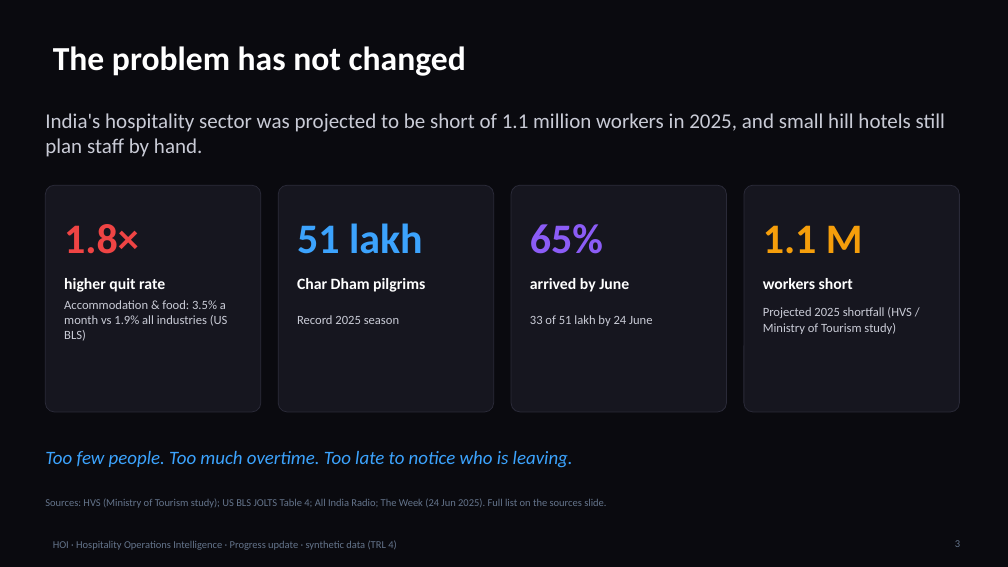
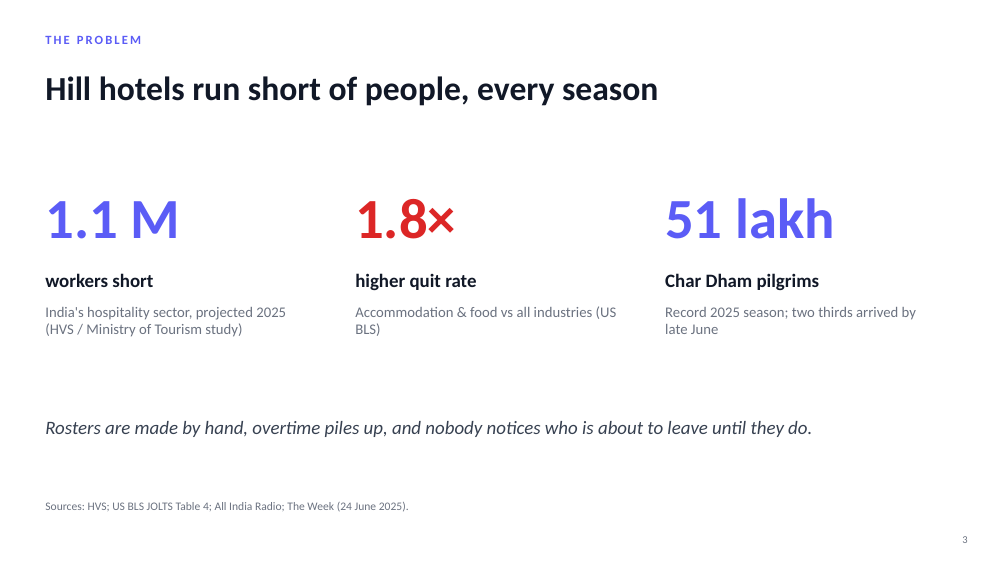
Before and after one commit to Ashu-Stark/Hospitality-, a slide deck: slide 3 of docs/HOI_Progress_Update.pptx. Drawn at 1008x567 pixels with LibreOffice and Linux fonts; fonts in the diff are those of the drawing; background and template pictures are left out. Boxes give left, top, right and bottom in pixels: in the first picture for what was removed or moved away, otherwise in the second. Text is boxed around its words. In the diff, an @@ line names an element or a change of style, - is before the commit and + after.

```diff
--- a/docs/HOI_Progress_Update.pptx
+++ b/docs/HOI_Progress_Update.pptx
@@ background #0A0A0F to #FFFFFF @@
@@ text at bbox=[45, 36, 141, 44]: text changed; size 32 to 12 pt; text colour #FFFFFF to #5B5CF6 @@
-The problem has not changed
+THE PROBLEM
@@ text at bbox=[45, 76, 658, 106]: text changed; size 20 to 32 pt; text colour #C9CBD6 to #111827; bold on @@
-India's hospitality sector was projected to be short of 1.1 million workers in 2025, and small hill hotels still plan staff by hand.
+Hill hotels run short of people, every season
@@ text "1.1 M": place and size @@
-text "1.1 M" at bbox=[763, 225, 863, 254]
+text "1.1 M" at bbox=[45, 201, 181, 239]
@@ text "1.1 M" at bbox=[45, 201, 181, 239]: size 40 to 54 pt, text colour #F59E0B to #5B5CF6; vertical alignment middle to top @@
@@ rounded rectangle removed at bbox=[45, 185, 261, 412] @@
@@ rounded rectangle removed at bbox=[278, 185, 494, 412] @@
@@ text "1.8×": place and size @@
-text "1.8×" at bbox=[64, 224, 139, 254]
+text "1.8×" at bbox=[355, 199, 456, 239]
@@ text "1.8×" at bbox=[355, 199, 456, 239]: size 40 to 54 pt, text colour #EF4444 to #DC2626; vertical alignment middle to top @@
@@ rounded rectangle removed at bbox=[511, 185, 727, 412] @@
@@ text "51 lakh": place and size @@
-text "51 lakh" at bbox=[297, 223, 423, 254]
+text "51 lakh" at bbox=[665, 198, 834, 239]
@@ text "51 lakh" at bbox=[665, 198, 834, 239]: size 40 to 54 pt, text colour #3CA3FD to #5B5CF6; vertical alignment middle to top @@
@@ rounded rectangle removed at bbox=[744, 185, 960, 412] @@
@@ text removed at bbox=[530, 224, 603, 254] @@
-65%
@@ size 15 to 18 pt, text colour #FFFFFF to #111827; vertical alignment middle to top in 3 elements at bbox=[355, 273, 476, 291], bbox=[665, 273, 820, 291], bbox=[45, 273, 153, 287] @@
@@ text "workers short": place and size @@
-text "workers short" at bbox=[763, 278, 853, 289]
+text "workers short" at bbox=[45, 273, 153, 287]
@@ text "higher quit rate": place and size @@
-text "higher quit rate" at bbox=[64, 278, 165, 292]
+text "higher quit rate" at bbox=[355, 273, 476, 291]
@@ text "Char Dham pilgrims": place and size @@
-text "Char Dham pilgrims" at bbox=[297, 278, 425, 292]
+text "Char Dham pilgrims" at bbox=[665, 273, 820, 291]
@@ text removed at bbox=[530, 278, 629, 292] @@
-arrived by June
@@ text at bbox=[45, 307, 286, 337]: text changed; size 12 to 14 pt; text colour #C9CBD6 to #6B7280 @@
-Projected 2025 shortfall (HVS / Ministry of Tourism study)
+India's hospitality sector, projected 2025 (HVS / Ministry of Tourism study)
@@ text removed at bbox=[297, 315, 399, 324] @@
-Record 2025 season
@@ vertical alignment middle to top in 4 elements at bbox=[45, 36, 141, 44], bbox=[45, 502, 409, 512], bbox=[45, 307, 286, 337], bbox=[355, 306, 617, 336] @@
@@ text at bbox=[355, 306, 617, 336]: text changed; size 12 to 14 pt; text colour #C9CBD6 to #6B7280 @@
-Accommodation & food: 3.5% a month vs 1.9% all industries (US BLS)
+Accommodation & food vs all industries (US BLS)
@@ text removed at bbox=[530, 315, 652, 326] @@
-33 of 51 lakh by 24 June
@@ text added at bbox=[665, 307, 916, 334], 14 pt, text #6B7280 @@
+Record 2025 season; two thirds arrived by late June
@@ text added at bbox=[45, 421, 812, 437], 18 pt, text #374151, italic @@
+Rosters are made by hand, overtime piles up, and nobody notices who is about to leave until they do.
@@ text removed at bbox=[45, 451, 573, 468] @@
-Too few people. Too much overtime. Too late to notice who is leaving.
@@ text at bbox=[45, 502, 409, 512]: text changed; size 10 to 11 pt; text colour #64748B to #6B7280 @@
-Sources: HVS (Ministry of Tourism study); US BLS JOLTS Table 4; All India Radio; The Week (24 Jun 2025). Full list on the sources slide.
+Sources: HVS; US BLS JOLTS Table 4; All India Radio; The Week (24 June 2025).
@@ page number: place and size @@
-page number at bbox=[955, 540, 960, 547]
+page number at bbox=[962, 536, 967, 543]
@@ page number at bbox=[962, 536, 967, 543]: text colour #64748B to #6B7280 @@
@@ text removed at bbox=[53, 540, 396, 550] @@
-HOI · Hospitality Operations Intelligence · Progress update · synthetic data (TRL 4)
```
Also in this commit, not shown: 9 other slides changed, 20 slides added, 6 slides removed.
